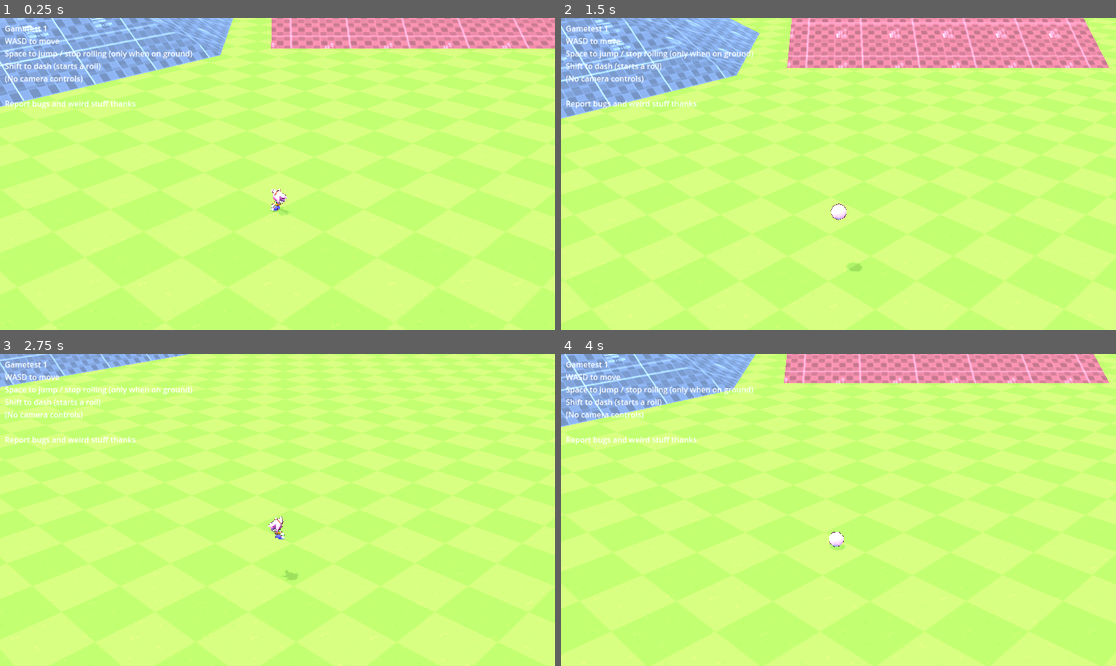
Above: before the commit, frames 1-4 (two rows, left to right).
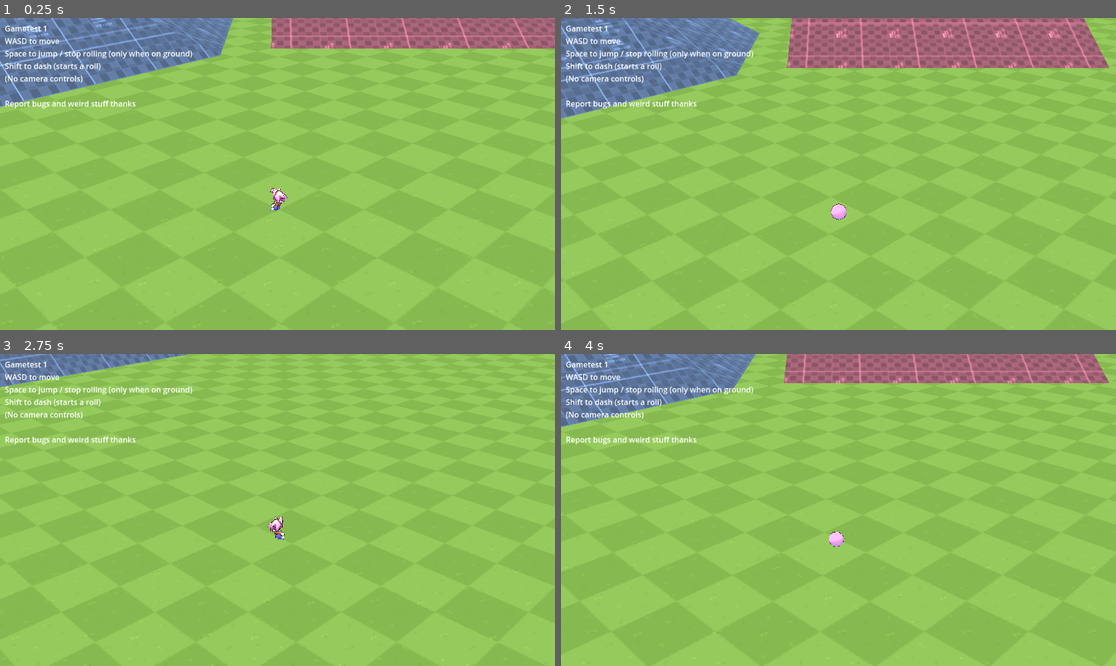
Above: after the commit, the same moments.

Repository: dairycultist/my-sonic-game
Game: Godot game, scene res://world.tscn
The game is run twice, just before and just after one commit, with the same random seed, the same clock (stepped at 60 frames per second) and the same inputs.
Inputs:
- Up to frame 1 (0.25 s): no input
- Up to frame 2 (1.5 s): tap Enter at 0.5 s; hold D (move_right) 0.53-1.28 s; hold Space (jump) 0.53-1.28 s; hold S (move_down) from 1.28 s (still down); tap Shift (dash) at 1.35 s
- Up to frame 3 (2.75 s): tap Space (jump) at 1.52, 1.55, 1.82 s; release S (move_down) at 2.03 s; hold D (move_right) from 2.03 s (still down); hold Space (jump) from 2.03 s (still down)
- Up to frame 4 (4 s): release D (move_right) at 2.78 s; release Space (jump) at 2.78 s; hold W (move_up) 2.78-3.53 s; tap Shift (dash) at 2.85 s; tap Space (jump) at 3.02, 3.05, 3.32 s; hold A (move_left) from 3.53 s (still down); hold Space (jump) from 3.53 s (still down)

The runs differ from the first frame. In frame 1, 99% of the frame differs, in the area x 0-100%, y 0-100%; in frame 2, 99%; in frame 3, 99%; in frame 4, 99%.

Commit message:
Shadow decal

Diff:
--- a/player/player_ball.gd
+++ b/player/player_ball.gd
@@ -19,6 +19,9 @@
 	linear_velocity = Vector3.ZERO
 	angular_velocity = Vector3.ZERO
 
+func _process(_delta: float) -> void:
+	$RotationLock.global_rotation = Vector3.ZERO
+
 func _physics_process(_delta: float) -> void:
 
 	var move := Input.get_vector("move_left", "move_right", "move_up", "move_down")
--- a/player/player_controller.gd
+++ b/player/player_controller.gd
@@ -18,10 +18,7 @@
 
 func _physics_process(_delta: float) -> void:
 
-	$PlayerBall/GroundingRay1.global_rotation = Vector3.ZERO
-	$PlayerBall/GroundingRay2.global_rotation = Vector3.ZERO
-	$PlayerBall/GroundingRay3.global_rotation = Vector3.ZERO
-	$PlayerBall/GroundingRay4.global_rotation = Vector3.ZERO
+	$PlayerBall/RotationLock.global_rotation = Vector3.ZERO
 
 	# stop rolling if speed is too slow
 	if is_rolling and $PlayerBall.linear_velocity.length() < $PlayerBall.dash_speed * 0.8:
@@ -36,7 +33,7 @@
 		_refresh_rolling()
 
 	# jump out of a roll (if ball is grounded)
-	elif Input.is_action_just_pressed("jump") and is_rolling and ($PlayerBall/GroundingRay1.is_colliding() or $PlayerBall/GroundingRay2.is_colliding() or $PlayerBall/GroundingRay3.is_colliding() or $PlayerBall/GroundingRay4.is_colliding()):
+	elif Input.is_action_just_pressed("jump") and is_rolling and ($PlayerBall/RotationLock/GroundingRay1.is_colliding() or $PlayerBall/RotationLock/GroundingRay2.is_colliding() or $PlayerBall/RotationLock/GroundingRay3.is_colliding() or $PlayerBall/RotationLock/GroundingRay4.is_colliding()):
 
 		is_rolling = false
 		_refresh_rolling()
--- a/player/player_material.tres
+++ b/player/player_material.tres
@@ -8,7 +8,7 @@
 render_priority = 0
 shader = ExtResource("1_4apbf")
 shader_parameter/color = Color(0.31764707, 0, 0.21568628, 1)
-shader_parameter/size = 0.02999999932944
+shader_parameter/size = 0.06999999843536
 
 [resource]
 render_priority = 0
--- a/world.tscn
+++ b/world.tscn
@@ -12,6 +12,7 @@
 [ext_resource type="PackedScene" uid="uid://bbu03mjsan8ut" path="res://player/AmyRose/amy_model.glb" id="7_wse8f"]
 [ext_resource type="Script" uid="uid://esv6y77rs2gh" path="res://player/player_ball.gd" id="8_gbfbk"]
 [ext_resource type="Material" uid="uid://dsjgkjkyr04g3" path="res://player/player_material.tres" id="8_ic0uy"]
+[ext_resource type="Texture2D" uid="uid://cgkh6qo4jlpw" path="res://player/shadow.png" id="14_70uel"]
 
 [sub_resource type="ProceduralSkyMaterial" id="ProceduralSkyMaterial_k3n1d"]
 sky_top_color = Color(1, 1, 1, 1)
@@ -332,7 +333,6 @@
 
 [node name="Sun" type="DirectionalLight3D" parent="."]
 transform = Transform3D(1, 0, 0, 0, -0.39262614, 0.91969824, 0, -0.91969824, -0.39262614, 0, 0, 0)
-shadow_enabled = true
 shadow_opacity = 0.6
 
 [node name="Map" type="StaticBody3D" parent="."]
@@ -428,40 +428,60 @@
 bones/13/scale = Vector3(1.0000002, 1.0000002, 0.9999997)
 
 [node name="amy_model" parent="Player/PlayerRun/Mesh/Armature/Skeleton3D" index="0"]
+layers = 2
 surface_material_override/0 = ExtResource("8_ic0uy")
 
 [node name="Collider" type="CollisionShape3D" parent="Player/PlayerRun"]
 transform = Transform3D(1, 0, 0, 0, 1, 0, 0, 0, 1, 0, 1, 0)
 shape = SubResource("CapsuleShape3D_tlwt5")
 
+[node name="ShadowDecal" type="Decal" parent="Player/PlayerRun"]
+transform = Transform3D(0.99999976, 0, 0, 0, 1, 0, 0, -3.5527135e-15, 0.99999976, 0, -4, 0)
+size = Vector3(2, 10, 2)
+texture_albedo = ExtResource("14_70uel")
+albedo_mix = 0.8
+upper_fade = 1e-05
+cull_mask = 1
+
 [node name="GroundingRay" type="RayCast3D" parent="Player/PlayerRun"]
 transform = Transform3D(1, 0, 0, 0, 1, 0, 0, 0, 1, 0, 0.09020996, 0)
 target_position = Vector3(0, -0.48, 0)
 
 [node name="PlayerBall" type="RigidBody3D" parent="Player"]
-transform = Transform3D(0.7071068, 0, 0.7071068, 0, 1, 0, -0.7071068, 0, 0.7071068, 0, 10, 0)
+transform = Transform3D(0.7071068, 0, 0.7071068, 0, 1, 0, -0.7071068, 0, 0.7071068, 1.144746, -2.9707932, 1.144746)
 collision_layer = 0
 center_of_mass_mode = 1
 can_sleep = false
 script = ExtResource("8_gbfbk")
 
 [node name="Mesh" type="MeshInstance3D" parent="Player/PlayerBall"]
+layers = 2
 mesh = SubResource("SphereMesh_dwbse")
 surface_material_override/0 = SubResource("ShaderMaterial_dwbse")
 
 [node name="Collider" type="CollisionShape3D" parent="Player/PlayerBall"]
 shape = SubResource("SphereShape3D_dwbse")
 
-[node name="GroundingRay1" type="RayCast3D" parent="Player/PlayerBall"]
+[node name="RotationLock" type="Node3D" parent="Player/PlayerBall"]
+
+[node name="ShadowDecal" type="Decal" parent="Player/PlayerBall/RotationLock"]
+transform = Transform3D(0.9999998, 0, 0, 0, 1, 0, 0, -3.5527137e-15, 0.9999998, 0, -5, 0)
+size = Vector3(2, 10, 2)
+texture_albedo = ExtResource("14_70uel")
+albedo_mix = 0.8
+upper_fade = 1e-05
+cull_mask = 1
+
+[node name="GroundingRay1" type="RayCast3D" parent="Player/PlayerBall/RotationLock"]
 target_position = Vector3(0.5, -1.5, 0.5)
 
-[node name="GroundingRay2" type="RayCast3D" parent="Player/PlayerBall"]
+[node name="GroundingRay2" type="RayCast3D" parent="Player/PlayerBall/RotationLock"]
 target_position = Vector3(0.5, -1.5, -0.5)
 
-[node name="GroundingRay3" type="RayCast3D" parent="Player/PlayerBall"]
+[node name="GroundingRay3" type="RayCast3D" parent="Player/PlayerBall/RotationLock"]
 target_position = Vector3(-0.5, -1.5, 0.5)
 
-[node name="GroundingRay4" type="RayCast3D" parent="Player/PlayerBall"]
+[node name="GroundingRay4" type="RayCast3D" parent="Player/PlayerBall/RotationLock"]
 target_position = Vector3(-0.5, -1.5, -0.5)
 
 [node name="Label" type="Label" parent="."]
Binary file added: player/shadow.png
Not shown, added: player/shadow.png.import
Not shown: 1 places in world.tscn that only renumber resources
